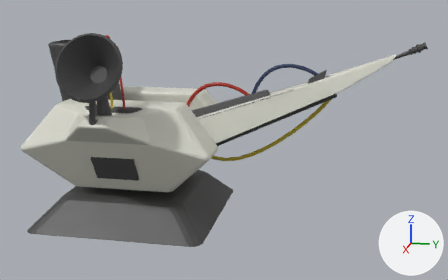
Two versions of the FBX model Assets/Modelos/ArmaLunar.fbx, one commit apart.
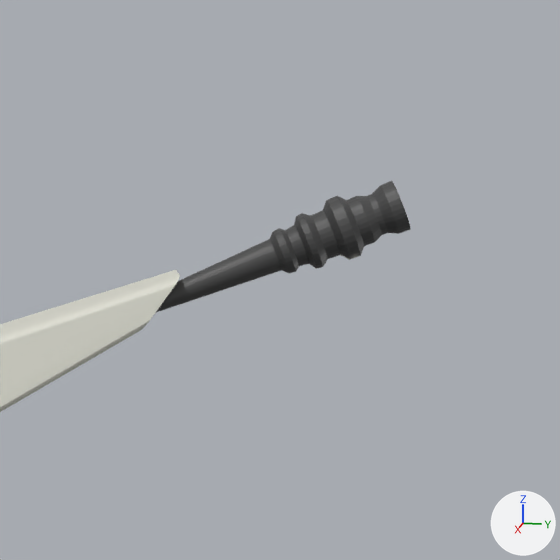
Each version appears first whole from a camera (50 mm lens) standing at (40.11, 14.19, 14.38) and looking at (1.45, 6.45, 4.72), and next in a close-up on the part from 83% to 100% of the width and 6% to 34% of the height. Arrows for +X, +Y and +Z are at lower right; the lights stay in place. The older version's two pictures come first. Vertices at exactly the same position are counted once.
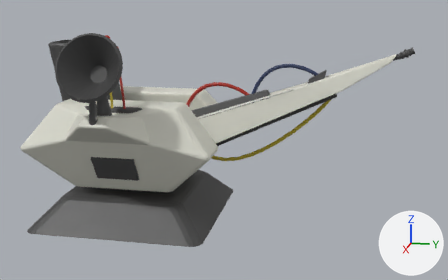
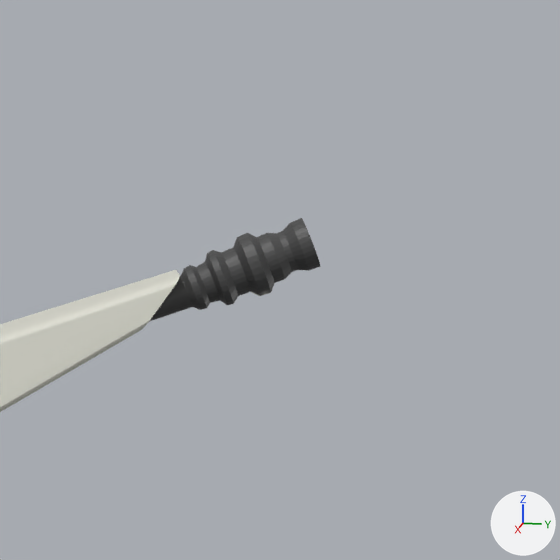
The newer file adds a shape key; the second version is drawn at full value of the shape key 'Key 1' of 'Cube.008', and the change is written as the vertex moves it makes.

Location of each change, [x1, y1, x2, y2] in pixels of the close-ups (560 x 560 px; the box of a moved part takes in the faces that stretch with it):
'Cube.008', reshaped: before [0, 181, 411, 412]; after [0, 218, 320, 412]
part 1 of me_cube_009, moved or reshaped: before [156, 181, 411, 312]; after [150, 218, 320, 321]

Patch to the scene script:
```diff
--- a/Assets/Modelos/ArmaLunar.fbx.py
+++ b/Assets/Modelos/ArmaLunar.fbx.py
@@ me_cube_009 @@
 # used by ob_cube_008; location = (0.0, 0.484, 3.052); scale = (3.14, 1.0, 1.0)
-me_cube_009.from_pydata(...)  # 1434 vertices, 1293 faces; spans x -0.6..0.6, y -1.0..18.4, z -1.5..8.1
+me_cube_009.from_pydata(...)  # 1434 vertices, 1293 faces; spans x -0.6..0.6, y -1.0..17.7, z -1.5..7.8
+# me_cube_009 part 1: the loose piece of 639 vertices spanning x -0.1..0.1, y 16.2..18.4, z 6.9..8.1 is moved by (0.0, -0.7, -0.3)
 me_cube_009.materials.append(mat_material_003)
```
